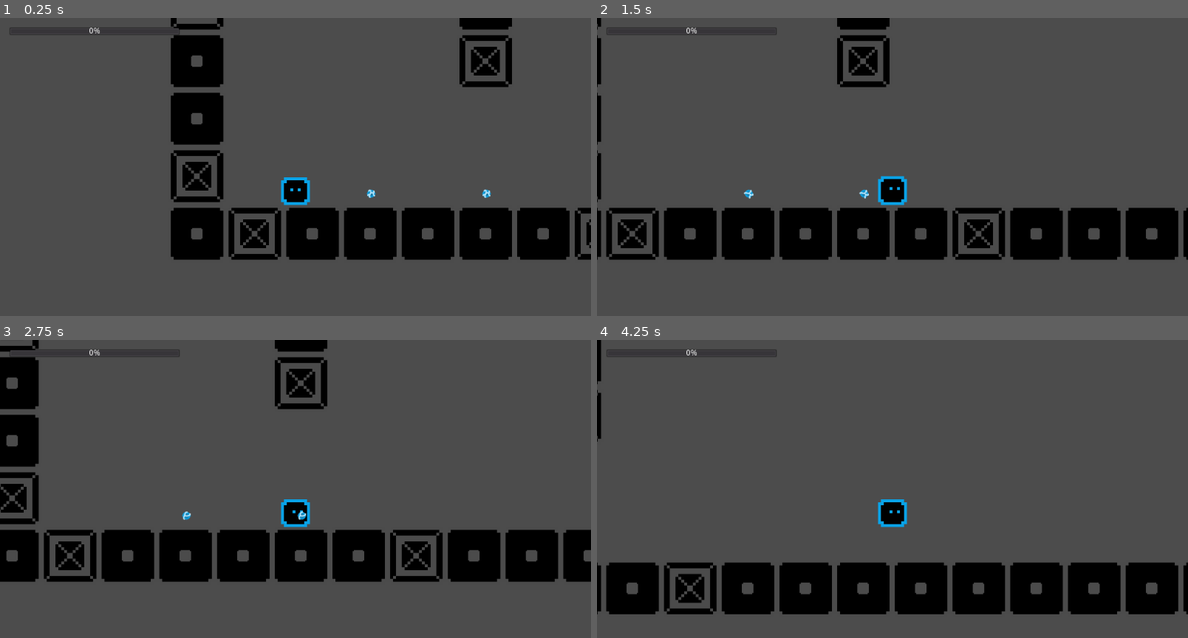
Above: before the commit, frames 1-4 (two rows, left to right).
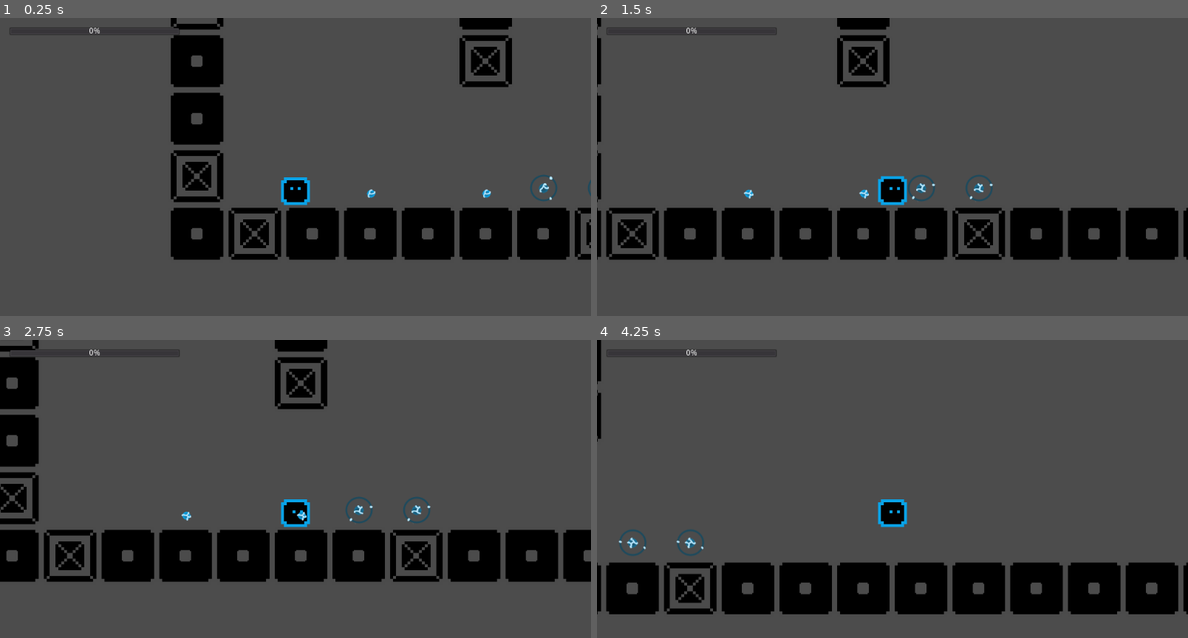
Above: after the commit, the same moments.

Repository: Dadard29/TileStory
Game: Godot game, scene res://scenes/Main.tscn
Same seed, same stepped clock (60 frames per second), same inputs: the game is played once before the commit and once after it.
Inputs:
- Up to frame 1 (0.25 s): no input
- Up to frame 2 (1.5 s): hold Right (ui_right) from 0.53 s (still down); tap Up (ui_up) at 0.77 s
- Up to frame 3 (2.75 s): tap Up (ui_up) at 1.52 s; release Right (ui_right) at 2.03 s; hold Left (ui_left) from 2.03 s (still down)
- Up to frame 4 (4.25 s): release Left (ui_left) at 2.78 s; hold Right (ui_right) from 2.78 s (still down); tap Up (ui_up) at 3.02, 3.77 s

The runs differ from the first frame. In frame 1, 0.2% of the frame differs, in the area x 49-100%, y 52-62%; in frame 2, 0.2%; in frame 3, 0.3%, in the area x 30-73%, y 52-62%; in frame 4, 0.3%.

Commit message:
added energy medium

Diff:
--- /dev/null
+++ b/scenes/EnergyBase.tscn
@@ -0,0 +1,28 @@
+[gd_scene load_steps=4 format=2]
+
+[ext_resource path="res://scripts/EnergyBase.gd" type="Script" id=5]
+
+[sub_resource type="CircleShape2D" id=1]
+radius = 15.0
+
+[sub_resource type="SpriteFrames" id=2]
+animations = [ {
+"frames": [  ],
+"loop": true,
+"name": "idle",
+"speed": 5.0
+} ]
+
+[node name="EnergyBase" type="Node2D"]
+script = ExtResource( 5 )
+
+[node name="Area2D" type="Area2D" parent="." groups=[
+"energy",
+]]
+
+[node name="CollisionShape2D" type="CollisionShape2D" parent="Area2D"]
+shape = SubResource( 1 )
+
+[node name="Animations" type="AnimatedSprite" parent="."]
+frames = SubResource( 2 )
+animation = "idle"
--- /dev/null
+++ b/scenes/EnergyMedium.tscn
@@ -0,0 +1,30 @@
+[gd_scene load_steps=8 format=2]
+
+[ext_resource path="res://scenes/EnergyBase.tscn" type="PackedScene" id=1]
+[ext_resource path="res://images/energy/animations/energy_medium/player_frame0000.png" type="Texture" id=2]
+[ext_resource path="res://images/energy/animations/energy_medium/player_frame0002.png" type="Texture" id=3]
+[ext_resource path="res://images/energy/animations/energy_medium/player_frame0001.png" type="Texture" id=4]
+[ext_resource path="res://images/energy/animations/energy_medium/player_frame0003.png" type="Texture" id=5]
+
+[sub_resource type="CircleShape2D" id=1]
+radius = 25.0
+
+[sub_resource type="SpriteFrames" id=2]
+animations = [ {
+"frames": [ ExtResource( 2 ), ExtResource( 4 ), ExtResource( 3 ), ExtResource( 5 ) ],
+"loop": true,
+"name": "idle",
+"speed": 5.0
+} ]
+
+[node name="EnergyMedium" instance=ExtResource( 1 )]
+
+[node name="Area2D" parent="." index="0" groups=[
+"energy_medium",
+]]
+
+[node name="CollisionShape2D" parent="Area2D" index="0"]
+shape = SubResource( 1 )
+
+[node name="Animations" parent="." index="1"]
+frames = SubResource( 2 )
--- a/scenes/EnergySmall.tscn
+++ b/scenes/EnergySmall.tscn
@@ -1,32 +1,29 @@
 [gd_scene load_steps=7 format=2]
 
-[ext_resource path="res://images/energy/animations/energy_small/player_frame0000.png" type="Texture" id=1]
+[ext_resource path="res://scenes/EnergyBase.tscn" type="PackedScene" id=1]
 [ext_resource path="res://images/energy/animations/energy_small/player_frame0002.png" type="Texture" id=2]
 [ext_resource path="res://images/energy/animations/energy_small/player_frame0001.png" type="Texture" id=3]
-[ext_resource path="res://scripts/EnergySmall.gd" type="Script" id=4]
+[ext_resource path="res://images/energy/animations/energy_small/player_frame0000.png" type="Texture" id=4]
 
 [sub_resource type="CircleShape2D" id=1]
-radius = 14.244
+radius = 15.0
 
 [sub_resource type="SpriteFrames" id=2]
 animations = [ {
-"frames": [ ExtResource( 1 ), ExtResource( 3 ), ExtResource( 2 ) ],
+"frames": [ ExtResource( 4 ), ExtResource( 3 ), ExtResource( 2 ) ],
 "loop": true,
 "name": "idle",
-"speed": 3.0
+"speed": 5.0
 } ]
 
-[node name="EnergySmall" type="Node2D"]
-script = ExtResource( 4 )
+[node name="EnergySmall" instance=ExtResource( 1 )]
 
-[node name="Area2D" type="Area2D" parent="." groups=[
+[node name="Area2D" parent="." index="0" groups=[
 "energy_small",
 ]]
 
-[node name="CollisionShape2D" type="CollisionShape2D" parent="Area2D"]
+[node name="CollisionShape2D" parent="Area2D" index="0"]
 shape = SubResource( 1 )
 
-[node name="Animations" type="AnimatedSprite" parent="."]
+[node name="Animations" parent="." index="1"]
 frames = SubResource( 2 )
-animation = "idle"
-frame = 2
--- a/scenes/PlayerKinematic.tscn
+++ b/scenes/PlayerKinematic.tscn
@@ -47,6 +47,8 @@
 [node name="Animations" type="AnimatedSprite" parent="."]
 frames = SubResource( 3 )
 animation = "idle"
-frame = 2
+frame = 1
 playing = true
 script = ExtResource( 10 )
+
+[connection signal="area_entered" from="DetectionArea" to="." method="_on_DetectionArea_area_entered"]
--- a/scenes/World.tscn
+++ b/scenes/World.tscn
@@ -1,8 +1,9 @@
-[gd_scene load_steps=7 format=2]
+[gd_scene load_steps=8 format=2]
 
 [ext_resource path="res://images/tilemaps/tilemap.png" type="Texture" id=1]
 [ext_resource path="res://scenes/EnergySmall.tscn" type="PackedScene" id=2]
 [ext_resource path="res://scripts/WorldEnergy.gd" type="Script" id=3]
+[ext_resource path="res://scenes/EnergyMedium.tscn" type="PackedScene" id=4]
 
 [sub_resource type="ConvexPolygonShape2D" id=1]
 points = PoolVector2Array( 100, 100, 0, 100, 0, 0, 100, 0 )
@@ -87,3 +88,9 @@
 
 [node name="EnergySmall" parent="Energy" instance=ExtResource( 2 )]
 position = Vector2( 352, 480 )
+
+[node name="EnergyMedium" parent="Energy" instance=ExtResource( 4 )]
+position = Vector2( 650, 470 )
+
+[node name="EnergyMedium2" parent="Energy" instance=ExtResource( 4 )]
+position = Vector2( 750, 470 )
--- /dev/null
+++ b/scripts/EnergyBase.gd
@@ -0,0 +1,12 @@
+extends Node2D
+
+onready var animations = $Animations
+
+const ANIMATION_IDLE = "idle"
+var rng = RandomNumberGenerator.new()
+
+func _ready():
+	rng.randomize()
+	var idle_fps = rng.randf_range(0.0, 6.0)
+	animations.frames.set_animation_speed(ANIMATION_IDLE, idle_fps)
+	animations.play(ANIMATION_IDLE)
--- a/scripts/PlayerAnimations.gd
+++ b/scripts/PlayerAnimations.gd
@@ -7,15 +7,12 @@
 	pass
 
 func idle():
-	print("changed anim: idle")
 	self.play(_ANIMATION_IDLE)
 
 func move_left():
-	print("changed anim: move left")
 	self.play(_ANIMATION_MOVE_RIGHT)
 	self.set_flip_h(true)
 
 func move_right():
-	print("changed anim: move right")
 	self.play(_ANIMATION_MOVE_RIGHT)
 	self.set_flip_h(false)
--- a/scripts/PlayerKinematic.gd
+++ b/scripts/PlayerKinematic.gd
@@ -4,7 +4,9 @@
 export var SPEED = Vector2(400, 800)
 export var ENERGY = 0
 
+const ENERGY_GROUP = "energy"
 const ENERGY_SMALL_GROUP = "energy_small"
+const ENERGY_MEDIUM_GROUP = "energy_medium"
 
 var FLOOR_NORMAL = Vector2.UP
 var _velocity = Vector2.ZERO
@@ -13,6 +15,7 @@
 onready var anim = $Animations
 
 signal jumped
+signal energy_changed
 
 func _ready():
 	pass # Replace with function body.
@@ -46,7 +49,7 @@
 	return Vector2(direction_x, direction_y)
 
 
-func set_state_signal(direction):
+func set_animations(direction):
 	var _moving_previous = _moving
 	_moving = direction.x != 0
 
@@ -64,33 +67,20 @@
 		var position = get_global_position()
 		emit_signal("jumped", position)
 
-#func set_animation(direction: Vector2):
-#	var animation = ANIMATION_IDLE
-#	if direction.x != 0:
-#		animation = ANIMATION_MOVE
-#
-#	animations.set_animation(animation)
-
-#func set_orientation(direction):
-#	var flip_h = false
-#	if direction.x < 0:
-#		flip_h = true
-#
-#	animations.set_flip_h(flip_h)
-
-#func set_signal(direction):
-#	if direction.y == -1:
-#		position = get_position()
-#		emit_signal("jumped", position)
-
-
-
 func _physics_process(delta):
 
 	var direction = get_direction()
 	_velocity = get_velocity(_velocity, direction, delta)
-	set_state_signal(direction)
+	set_animations(direction)
 
-	# set_animation(direction)
-	# set_orientation(direction)
-	# set_signal(direction)
+
+func _on_DetectionArea_area_entered(area: Area2D):
+	if area.is_in_group(ENERGY_GROUP):
+		emit_signal("energy_changed", area)
+
+	if area.is_in_group(ENERGY_SMALL_GROUP):
+		print("detected energy small")
+		emit_signal("energy_changed")
+	elif area.is_in_group(ENERGY_MEDIUM_GROUP):
+		print("detected energy medium")
+		emit_signal("energy_changed")
Binary file added: images/energy/animations/energy_medium/player_frame0000.png
Not shown, added: images/energy/animations/energy_medium/player_frame0000.png.import
Binary file added: images/energy/animations/energy_medium/player_frame0001.png
Not shown, added: images/energy/animations/energy_medium/player_frame0001.png.import
Binary file added: images/energy/animations/energy_medium/player_frame0002.png
Not shown, added: images/energy/animations/energy_medium/player_frame0002.png.import
Binary file added: images/energy/animations/energy_medium/player_frame0003.png
Not shown, added: images/energy/animations/energy_medium/player_frame0003.png.import
Not shown, changed: krita/energy.kra
